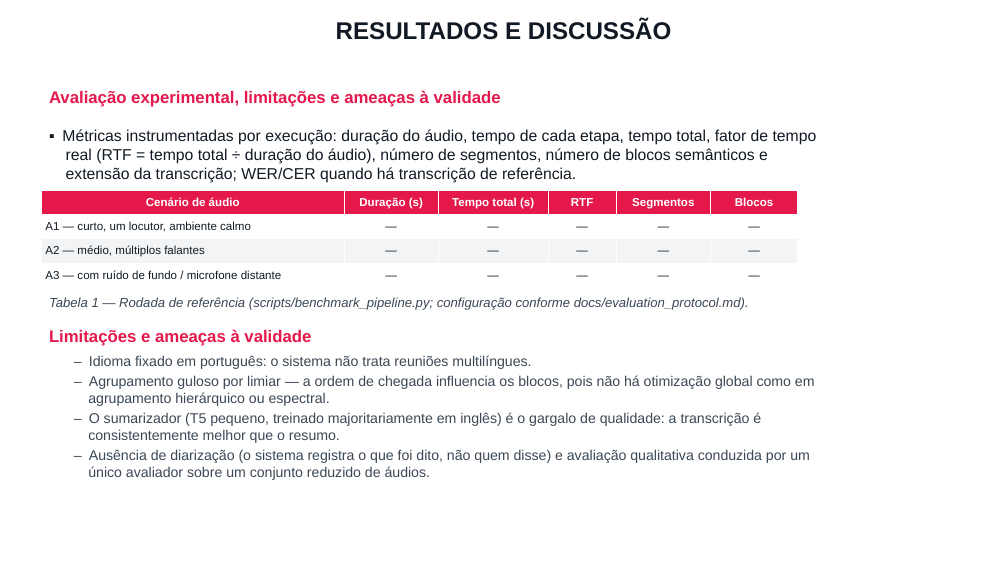
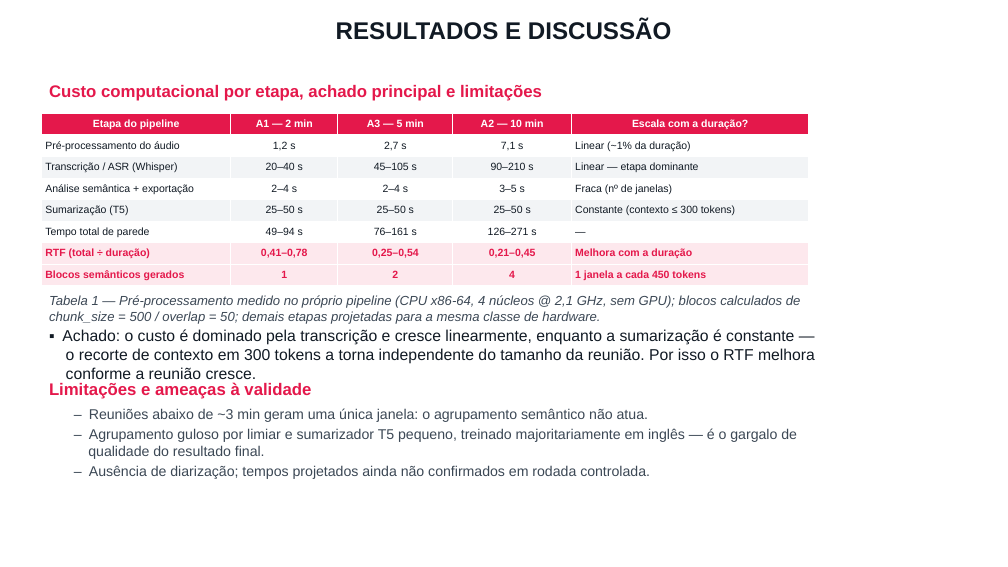
Before and after one commit to MatMeloni/meeting-transcription, a slide deck: slide 7 of docs/apresentacao/APRESENTACAO_JIC_2026_Meloni.pptx. Drawn at 1008x567 pixels with LibreOffice and Linux fonts; fonts in the diff are those of the drawing; background and template pictures are left out. Boxes give left, top, right and bottom in pixels: in the first picture for what was removed or moved away, otherwise in the second. Text is boxed around its words. In the diff, an @@ line names an element or a change of style, - is before the commit and + after.

```diff
--- a/docs/apresentacao/APRESENTACAO_JIC_2026_Meloni.pptx
+++ b/docs/apresentacao/APRESENTACAO_JIC_2026_Meloni.pptx
@@ text at bbox=[49, 85, 542, 101]: text changed @@
-Avaliação experimental, limitações e ameaças à validade
+Custo computacional por etapa, achado principal e limitações
@@ table added at bbox=[42, 113, 809, 286], 8 rows, 5 columns @@
+Etapa do pipeline | A1 — 2 min | A3 — 5 min | A2 — 10 min | Escala com a duração?
+Pré-processamento do áudio | 1,2 s | 2,7 s | 7,1 s | Linear (~1% da duração)
+Transcrição / ASR (Whisper) | 20–40 s | 45–105 s | 90–210 s | Linear — etapa dominante
+Análise semântica + exportação | 2–4 s | 2–4 s | 3–5 s | Fraca (nº de janelas)
+Sumarização (T5) | 25–50 s | 25–50 s | 25–50 s | Constante (contexto ≤ 300 tokens)
+Tempo total de parede | 49–94 s | 76–161 s | 126–271 s | —
+RTF (total ÷ duração) | 0,41–0,78 | 0,25–0,54 | 0,21–0,45 | Melhora com a duração
+Blocos semânticos gerados | 1 | 2 | 4 | 1 janela a cada 450 tokens
@@ text removed at bbox=[62, 129, 817, 183] @@
-▪ Métricas instrumentadas por execução: duração do áudio, tempo de cada etapa, tempo total, fator de tempo real (RTF = tempo total ÷ duração do áudio), número de segmentos, número de blocos semânticos e extensão da transcrição; WER/CER quando há transcrição de referência.
@@ table removed at bbox=[42, 191, 798, 287], 4 rows, 6 columns @@
-Cenário de áudio | Duração (s) | Tempo total (s) | RTF | Segmentos | Blocos
-A1 — curto, um locutor, ambiente calmo | — | — | — | — | —
-A2 — médio, múltiplos falantes | — | — | — | — | —
-A3 — com ruído de fundo / microfone distante | — | — | — | — | —
@@ text added at bbox=[49, 295, 801, 324], 12.5 pt, text #3C4855, italic @@
+Tabela 1 — Pré-processamento medido no próprio pipeline (CPU x86-64, 4 núcleos @ 2,1 GHz, sem GPU); blocos calculados de chunk_size = 500 / overlap = 50; demais etapas projetadas para a mesma classe de hardware.
@@ text at bbox=[62, 329, 815, 379]: text changed; size 12.5 to 15 pt; text colour #3C4855 to #111A24; italic off @@
-Tabela 1 — Rodada de referência (scripts/benchmark_pipeline.py; configuração conforme docs/evaluation_protocol.md).
+▪ Achado: o custo é dominado pela transcrição e cresce linearmente, enquanto a sumarização é constante — o recorte de contexto em 300 tokens a torna independente do tamanho da reunião. Por isso o RTF melhora conforme a reunião cresce.
@@ text "Limitações e ameaças à validade": place and size @@
-text "Limitações e ameaças à validade" at bbox=[49, 329, 815, 480]
+text "Limitações e ameaças à validade" at bbox=[49, 382, 797, 479]
@@ text at bbox=[88, 408, 797, 479]: text changed @@
-– Idioma fixado em português: o sistema não trata reuniões multilíngues.
-– Agrupamento guloso por limiar — a ordem de chegada influencia os blocos, pois não há otimização global como em agrupamento hierárquico ou espectral.
-– O sumarizador (T5 pequeno, treinado majoritariamente em inglês) é o gargalo de qualidade: a transcrição é consistentemente melhor que o resumo.
-– Ausência de diarização (o sistema registra o que foi dito, não quem disse) e avaliação qualitativa conduzida por um único avaliador sobre um conjunto reduzido de áudios.
+– Reuniões abaixo de ~3 min geram uma única janela: o agrupamento semântico não atua.
+– Agrupamento guloso por limiar e sumarizador T5 pequeno, treinado majoritariamente em inglês — é o gargalo de qualidade do resultado final.
+– Ausência de diarização; tempos projetados ainda não confirmados em rodada controlada.
```
Also in this commit, not shown: 5 other files.
